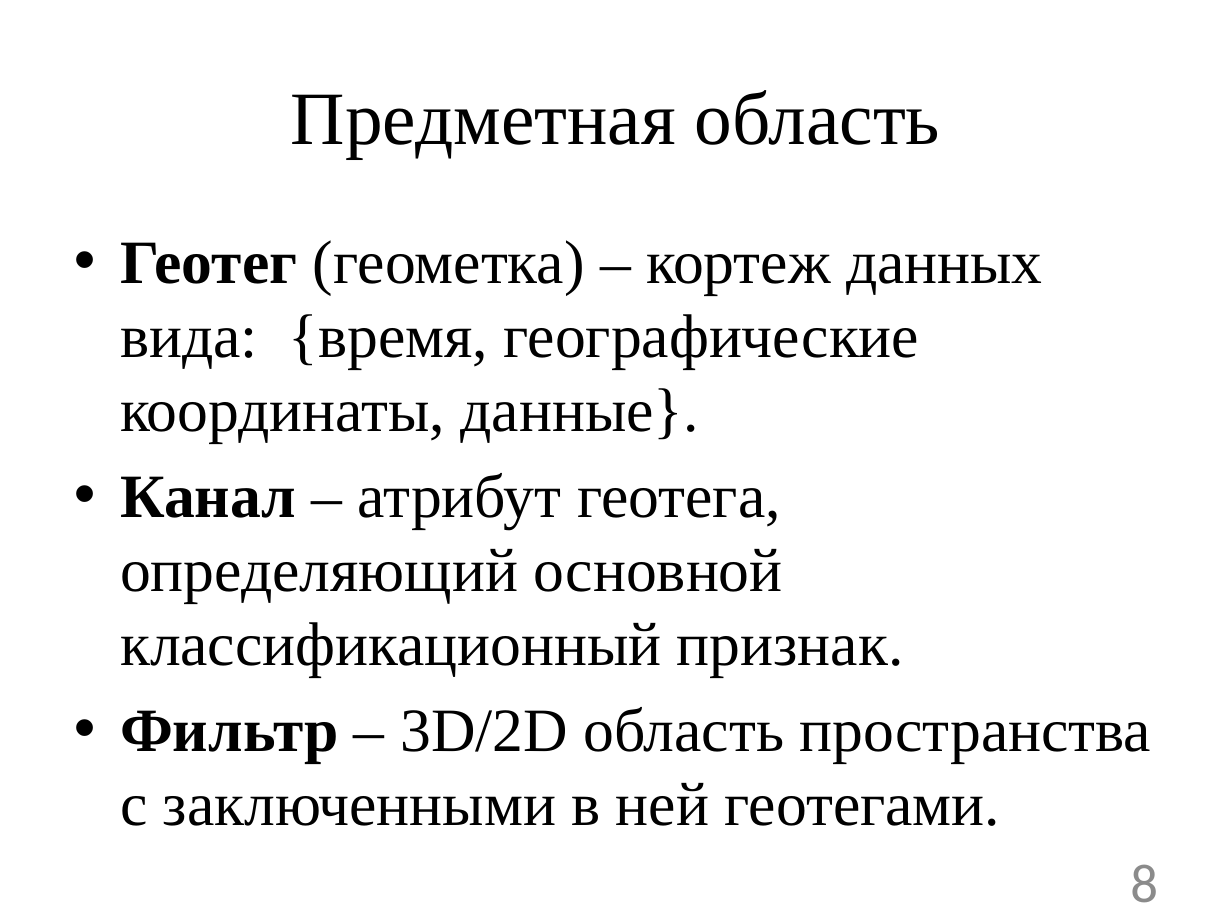
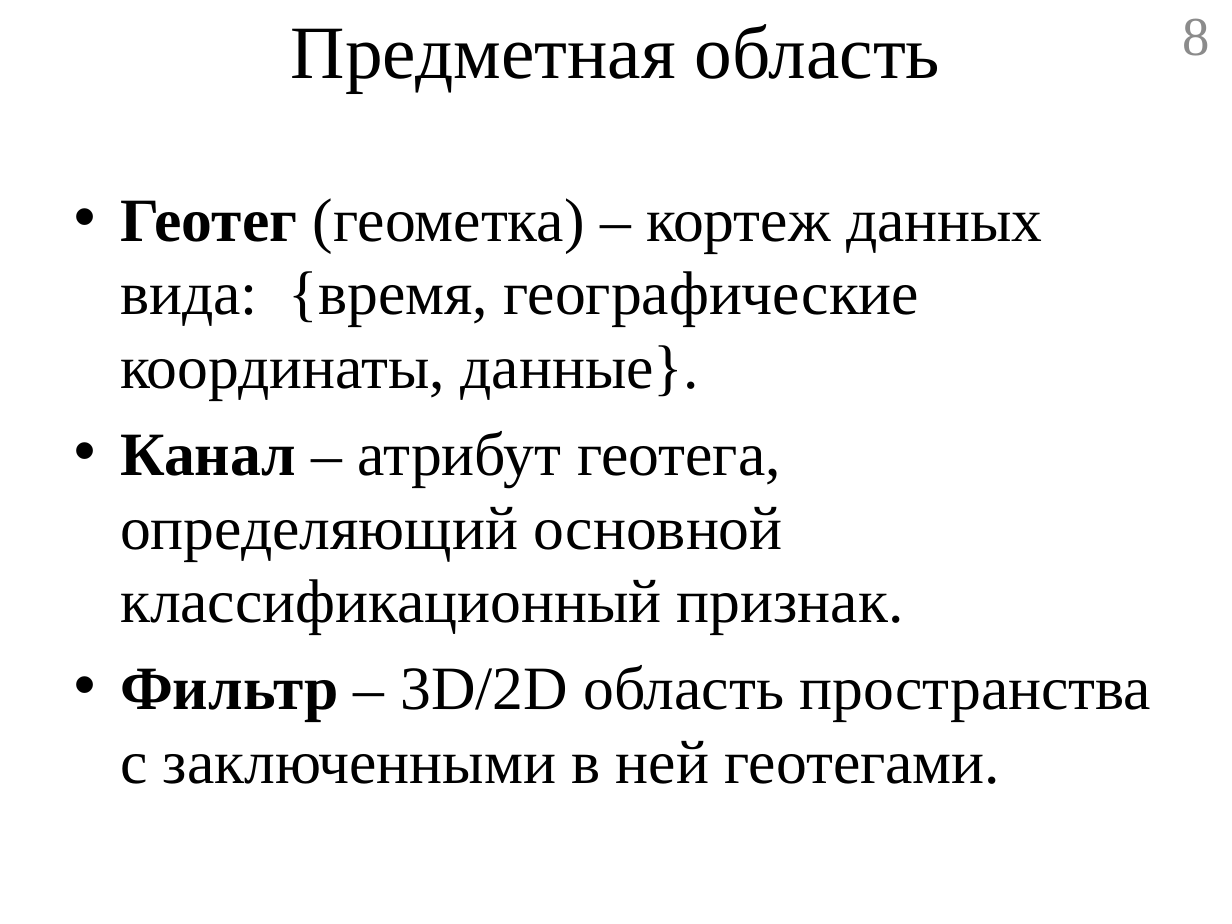
Before and after one commit to geo2tag/geocube, a slide deck: slide 8 of Диплом презентация.pptx. Drawn at 1232x924 pixels with LibreOffice and Linux fonts; fonts in the diff are those of the drawing. Boxes give left, top, right and bottom in pixels: in the first picture for what was removed or moved away, otherwise in the second. Text is boxed around its words. In the diff, an @@ line names an element or a change of style, - is before the commit and + after.

```diff
--- a/Диплом презентация.pptx
+++ b/Диплом презентация.pptx
@@ title "Предметная область": place and size @@
-title "Предметная область" at <box>291,90,941,158</box>
+title "Предметная область" at <box>291,24,941,92</box>
@@ page number: place and size @@
-page number at <box>1130,864,1158,903</box>
+page number at <box>1183,18,1210,56</box>
@@ page number at <box>1183,18,1210,56</box>: font Calibri to Times New Roman @@
@@ text "Геотег (геометка) – кортеж данных ...": place and size @@
-text "Геотег (геометка) – кортеж данных ..." at <box>120,240,1152,826</box>
+text "Геотег (геометка) – кортеж данных ..." at <box>120,198,1152,784</box>
```
Also in this commit, not shown: 12 other slides changed, 1 slide added, 3 slides removed, 1 other file.
